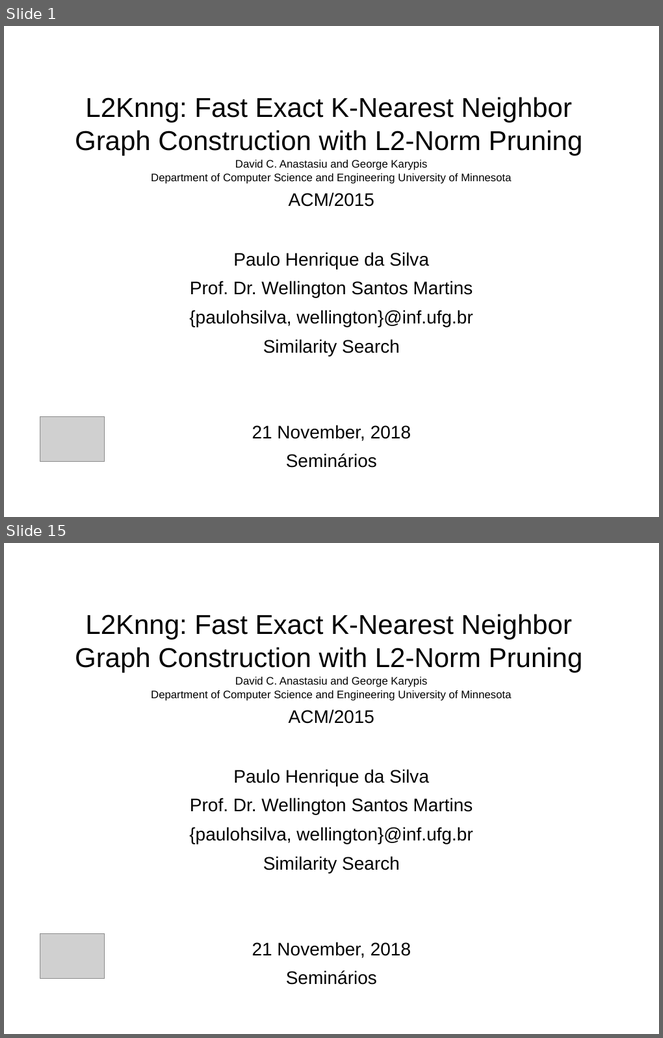
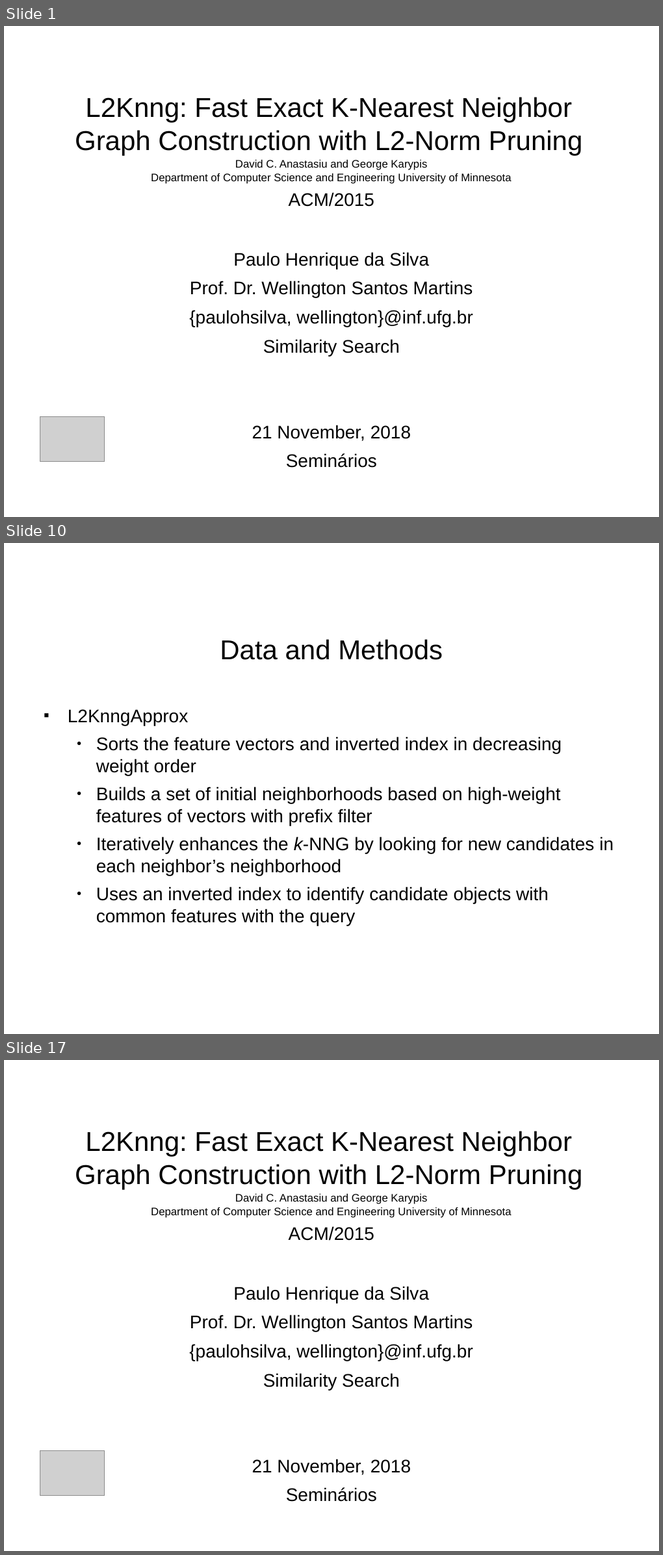
Before and after one commit to paulohq/apresentacao-L2KNNG, a slide deck: apresentacao-L2KNNG.ppt. Shown one above the other, each under a label of ours: slides 1 and 15 before the commit, slides 1, 10 and 17 after it; the slides between them are not shown. The pictures are 663x1038 and 663x1555 pixels, drawn with LibreOffice and Linux fonts; fonts in the diff are those of the drawing; grey boxes stand for pictures; background and template pictures are left out. Boxes give left, top, right and bottom in pixels: in the first picture for what was removed or moved away, otherwise in the second. Text is boxed around its words. In the diff, an @@ line names an element or a change of style, - is before the commit and + after.

```diff
--- a/apresentacao-L2KNNG.ppt
+++ b/apresentacao-L2KNNG.ppt
@@ slide 10 added at box(4, 543, 659, 1034), background picture (left out) @@
@@ title added at box(220, 639, 443, 660), 30 pt, text #000000 @@
+Data and Methods
@@ text added at box(68, 709, 614, 926), 20 pt, text #000000 @@
+■ L2KnngApprox
+  ● Sorts the feature vectors and inverted index in decreasing weight order
+  ● Builds a set of initial neighborhoods based on high-weight features of vectors with prefix filter
+  ● Iteratively enhances the k-NNG by looking for new candidates in each neighbor’s neighborhood
+  ● Uses an inverted index to identify candidate objects with common features with the query
@@ text added at box(619, 1001, 659, 1025), 16 pt, text #FFFFFF @@
+8/15
@@ what was slide 15 is now slide 17 @@
```
Also in this commit, not shown: 6 slides changed, 6 other slides added, 5 slides removed, 2 other files.
